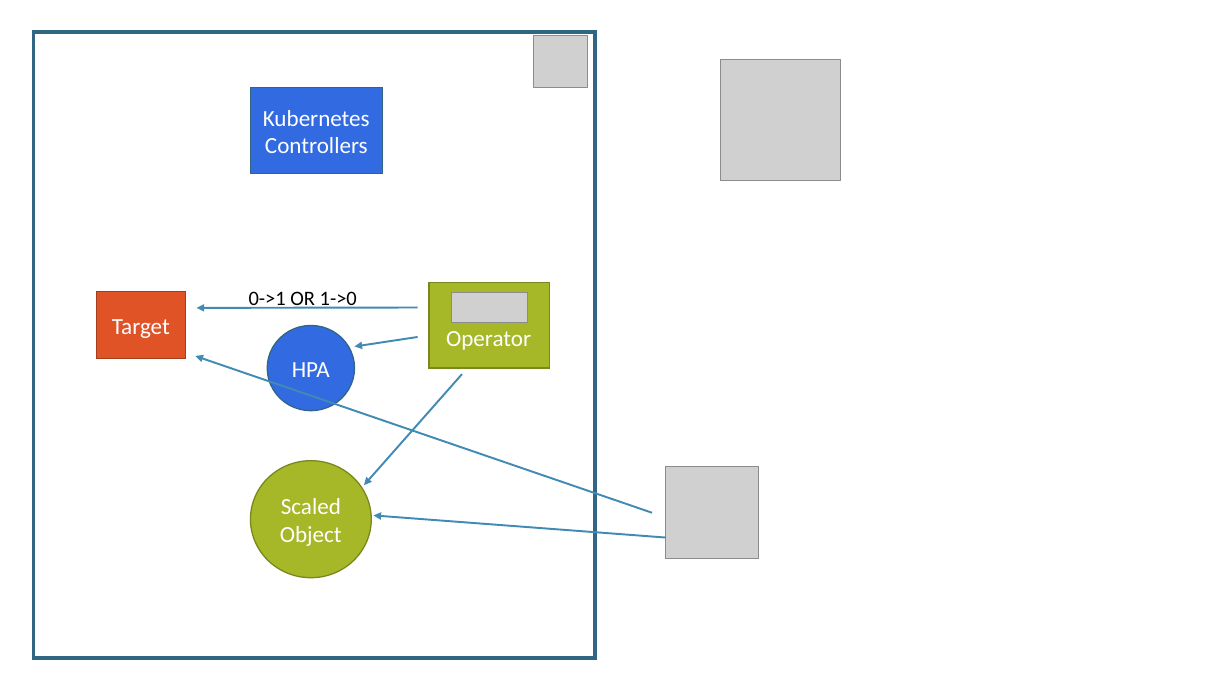
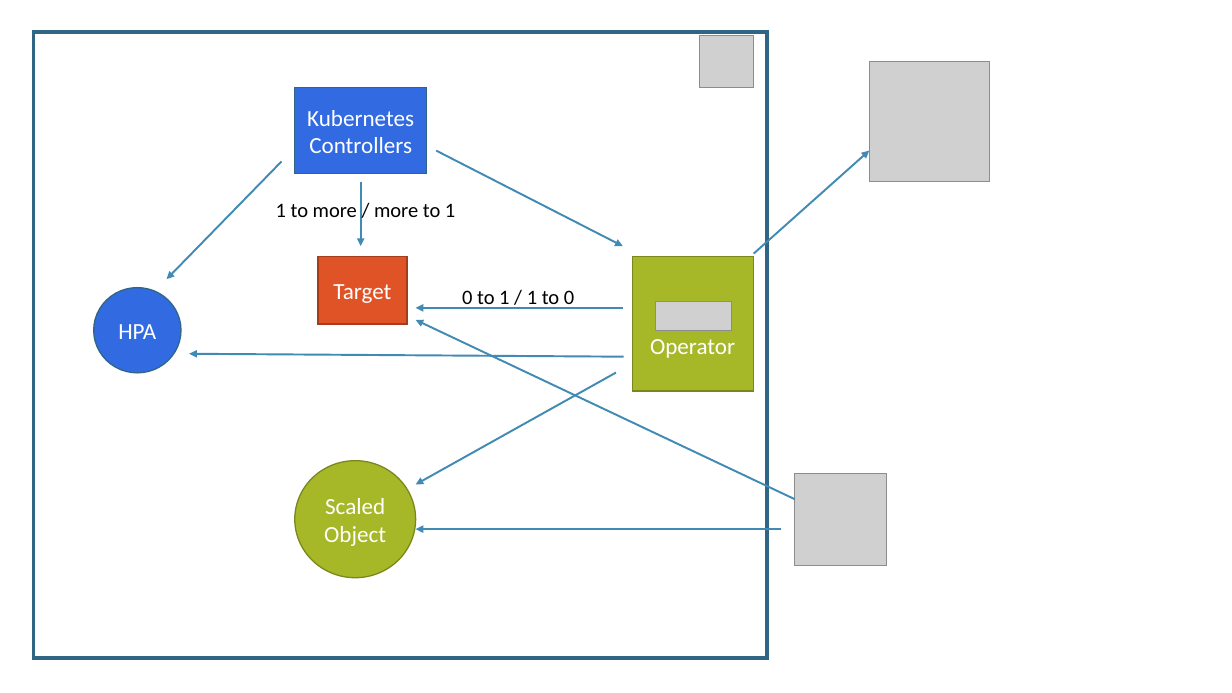
Before and after one commit to eashi/keda-workshop, a slide deck: slide 5 of preso.pptx. Drawn at 1232x693 pixels with LibreOffice and Linux fonts; fonts in the diff are those of the drawing; grey boxes stand for pictures. Boxes give left, top, right and bottom in pixels: in the first picture for what was removed or moved away, otherwise in the second. Text is boxed around its words. In the diff, an @@ line names an element or a change of style, - is before the commit and + after.

Commit message:
Slide about KEDA is done

```diff
--- a/preso.pptx
+++ b/preso.pptx
@@ rectangle: place and size @@
-rectangle at [33, 31, 595, 657]
+rectangle at [33, 31, 767, 657]
@@ picture: place and size @@
-picture at [534, 35, 589, 88]
+picture at [700, 35, 754, 88]
@@ rectangle "Kubernetes Controllers": place and size @@
-rectangle "Kubernetes Controllers" at [250, 88, 383, 174]
+rectangle "Kubernetes Controllers" at [295, 88, 427, 174]
@@ picture: place and size @@
-picture at [721, 60, 841, 180]
+picture at [870, 61, 990, 181]
@@ arrow added from (282, 162) to (166, 279), #418AB3 1.5 pt @@
@@ arrow added from (436, 151) to (623, 246), #418AB3 1.5 pt @@
@@ arrow added from (754, 253) to (870, 151), #418AB3 1.5 pt @@
@@ text added at [276, 203, 455, 217], 16 pt, text #000000 @@
+1 to more / more to 1
@@ arrow added from (360, 182) to (360, 246), #418AB3 1.5 pt @@
@@ rectangle "Target": place and size @@
-rectangle "Target" at [96, 291, 185, 359]
+rectangle "Target" at [318, 257, 407, 324]
@@ rectangle: place and size @@
-rectangle at [429, 282, 550, 368]
+rectangle at [633, 257, 754, 391]
@@ ellipse "HPA": place and size @@
-ellipse "HPA" at [267, 325, 355, 410]
+ellipse "HPA" at [93, 287, 181, 372]
@@ text at [462, 290, 574, 309]: text changed @@
-0->1 OR 1->0
+0 to 1 / 1 to 0
@@ arrow moved from (418, 308) - (197, 308) to (623, 308) - (416, 308) @@
@@ arrow moved from (653, 513) - (195, 356) to (795, 499) - (416, 320) @@
@@ text "Operator": place and size @@
-text "Operator" at [446, 331, 531, 350]
+text "Operator" at [650, 339, 735, 358]
@@ picture: place and size @@
-picture at [451, 293, 528, 323]
+picture at [655, 301, 732, 331]
@@ arrow moved from (418, 337) - (355, 347) to (624, 357) - (189, 354) @@
@@ arrow moved from (462, 374) - (364, 485) to (616, 372) - (416, 484) @@
@@ ellipse "ScaledObject": place and size @@
-ellipse "ScaledObject" at [250, 461, 372, 579]
+ellipse "ScaledObject" at [295, 461, 416, 579]
@@ picture: place and size @@
-picture at [666, 467, 759, 559]
+picture at [795, 473, 887, 566]
@@ arrow moved from (666, 538) - (373, 516) to (781, 530) - (416, 530) @@
```
